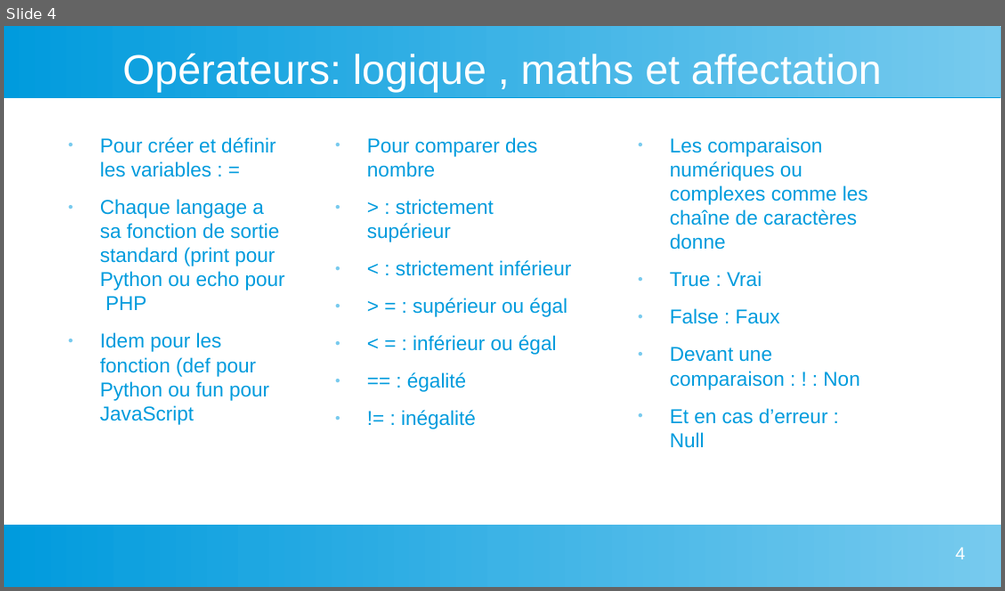
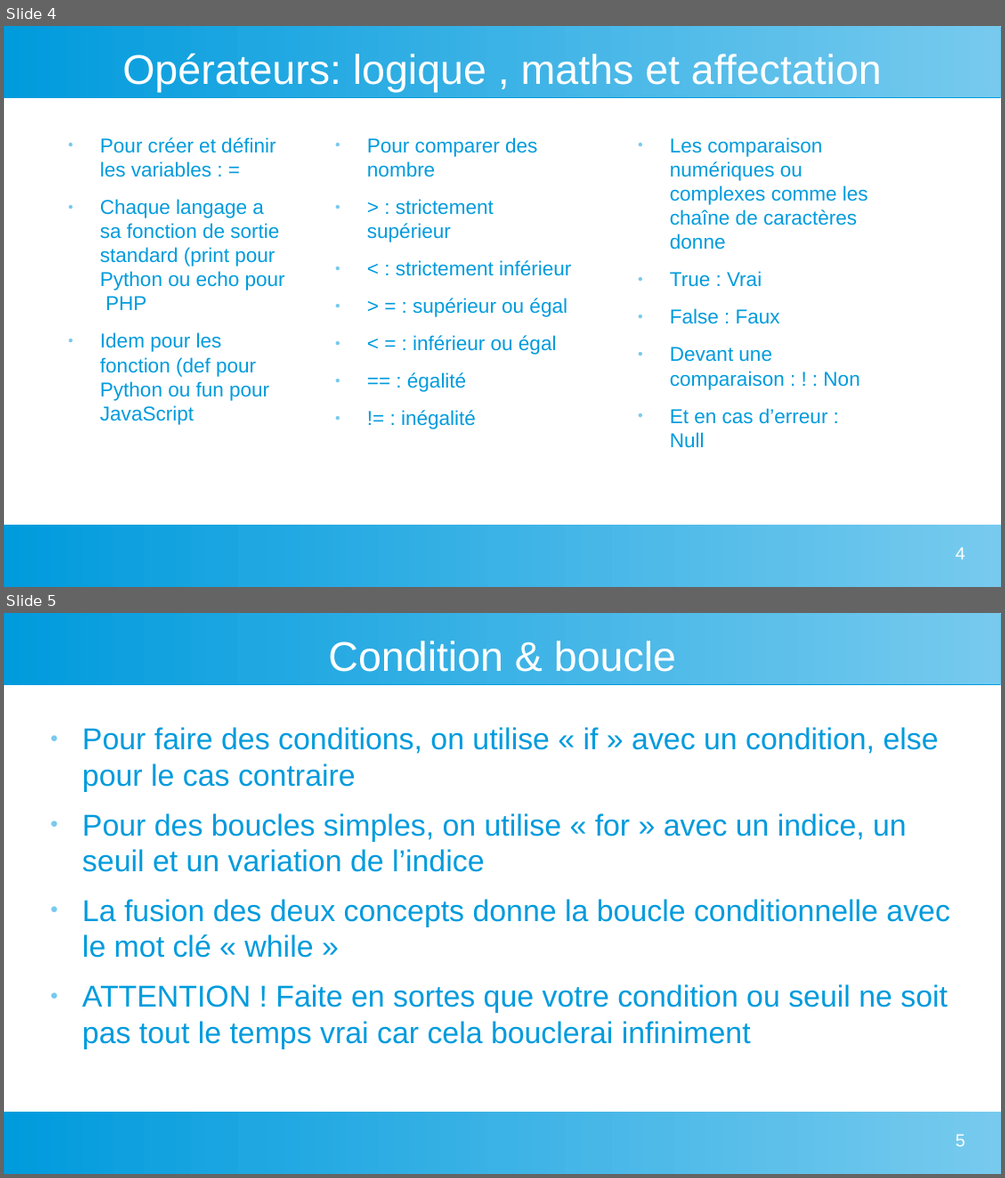
Before and after one commit to CharlieLabat/cours-base-prog-par-cl, a slide deck: BaseInfoEtAlgo/PresentationInfoEtAlgo.odp. Shown one above the other, each under a label of ours: slide 4 before the commit, slides 4 and 5 after it. The pictures are 1005x591 and 1005x1178 pixels, drawn with LibreOffice and Linux fonts; fonts in the diff are those of the drawing. Boxes give left, top, right and bottom in pixels: in the first picture for what was removed or moved away, otherwise in the second. Text is boxed around its words. In the diff, an @@ line names an element or a change of style, - is before the commit and + after.

```diff
--- a/BaseInfoEtAlgo/PresentationInfoEtAlgo.odp
+++ b/BaseInfoEtAlgo/PresentationInfoEtAlgo.odp
@@ slide 5 added at <box>4,613,1001,1174</box>, background #FFFFFF; not listed: 2 template elements that a slide beside it also shows @@
@@ title added at <box>328,641,676,672</box>, 33 pt, text #FFFFFF @@
+Condition & boucle
@@ text added at <box>82,727,950,1049</box>, 24 pt, text #009BDD @@
+● Pour faire des conditions, on utilise « if » avec un condition, else pour le cas contraire
+● Pour des boucles simples, on utilise « for » avec un indice, un seuil et un variation de l’indice
+● La fusion des deux concepts donne la boucle conditionnelle avec le mot clé « while »
+● ATTENTION ! Faite en sortes que votre condition ou seuil ne soit pas tout le temps vrai car cela bouclerai infiniment
@@ page number added at <box>955,1134,965,1146</box>, 14 pt, text #FFFFFF @@
+5
```
Also in this commit, not shown: 1 slide changed, 2 other slides added, 3 other files.
